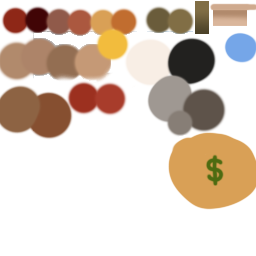
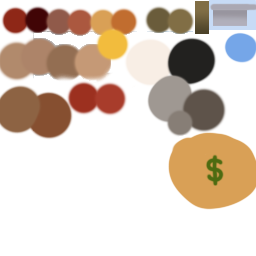
Layer changes from the first (256, 256) image to the second:
painted on "Layer 1" over [209, 0, 256, 30]